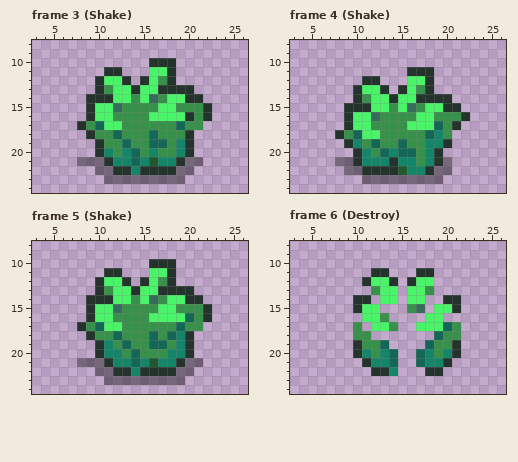
Two versions of one pixel-art file, game/The Slime King/Assets/Art/Environment/Props/bushB.aseprite. Above is the file before it was changed.
32x32 pixels, 11 frames. Colours within 5 levels of each other are drawn and written as one. Shown: frame 3 (Shake): x 3..26, y 8..24; frame 4 (Shake): x 3..26, y 8..24; frame 5 (Shake): x 3..26, y 8..24; frame 6 (Destroy): x 3..26, y 8..24. The commit also changed other frames, which this record leaves out.
New version:
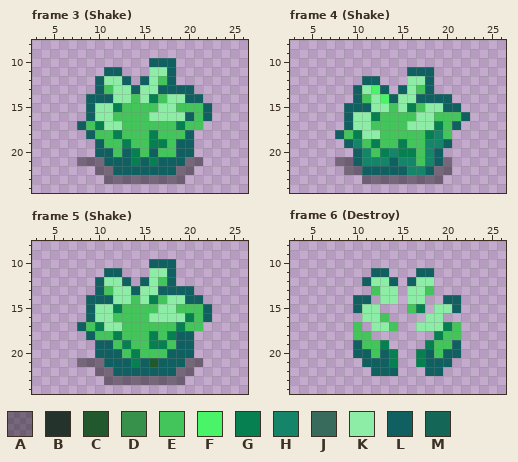
Palette (. is transparent): A #00000065  B #24332c  C #22582d  D #38914a  E #44c55b  F #4af469fe  G #068051  H #148568  J #386b5b  K #8deda7  L #116061  M #146756
What changed:
Changed rows in their new state; - is an unchanged pixel.
Frame 3 (Shake):
first column x 8:
10 --------LLL----
11 ---LL---KKL----
12 --LKKL-LKEL----
13 --LEKKLKKLLLL--
14 -LLLKKEKGEKKLL-
15 -LKKGEEEEKKEEEL
16 -LKKEEEEKKKKLEL
17 LEGKKEEEEEEGEE-
18 -LEEGEEEGEEEL--
19 --LEEGEEGGELL--
20 --LLELGELEELL--
21 ---LLLGLGLLL---
22 ----LLLLLLL----
Frame 4 (Shake):
first column x 8:
11 --------LLL----
12 ---LL---KKL----
13 --LK-L-LKEL----
14 --LEK-LKKLLLL--
15 -LLLKKEKGEKKLL-
16 -LKKGEEEEKKEEEL
17 -LKKEEEEKKKGEL-
18 LEGKKEEEEEG-E--
19 -L-EGEEGEE--L--
20 --L-EG-GGE-L---
21 --L---L--E-L---
22 ---LLLLL--L----
Frame 5 (Shake):
first column x 8:
10 --------LLL----
11 ---LL---KKL----
12 --LKKL-LKEL----
13 --LEKKLKKLLLL--
14 -LLLKKEKGEKKLL-
15 -LKKGEEEEKKEEEL
16 -LKKEEEEKKKKGEL
17 LEGKKEEEEEEGEE-
18 -LEEGEEEGEGLL--
19 --LLEGEEGGELL--
20 --LLLEGEEELLL--
21 ---LLLGL-LLL---
22 ----LLLLLLL----
Frame 6 (Destroy):
first column x 10:
11 --LL---LL---
12 -LKKL-LKK---
13 --EKK-KKE---
14 LL-KK-KK--LL
15 LKK---EG-KKL
16 -KKE----KK--
17 E-KKE--KKKGE
18 EE-------GEE
19 LEEG----GEEL
20 LLELG--GLELL
21 -LLLG--GLLL-
22 --LLL---LL--
Pixel boxes of the changes (left, top, right, bottom) in both pictures:
changed: (77, 58, 212, 175)
changed: (335, 67, 470, 175)
changed: (77, 259, 212, 376)
changed: (353, 268, 461, 376)
